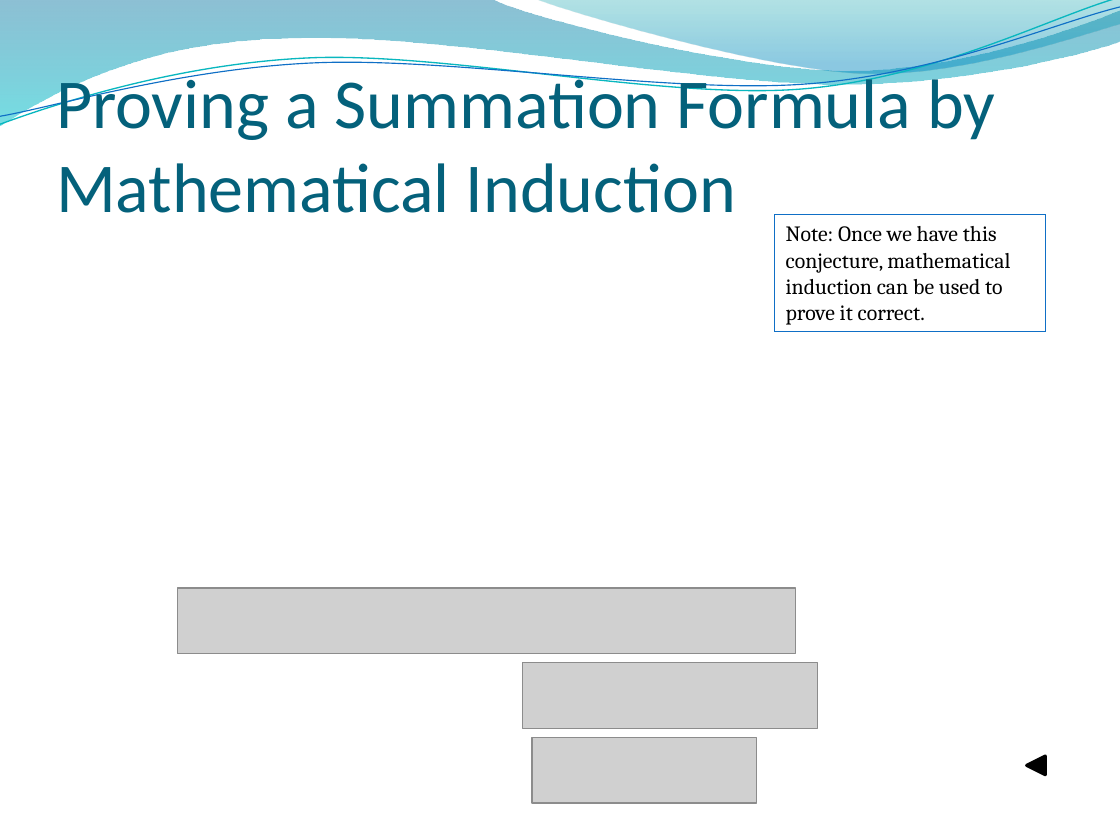
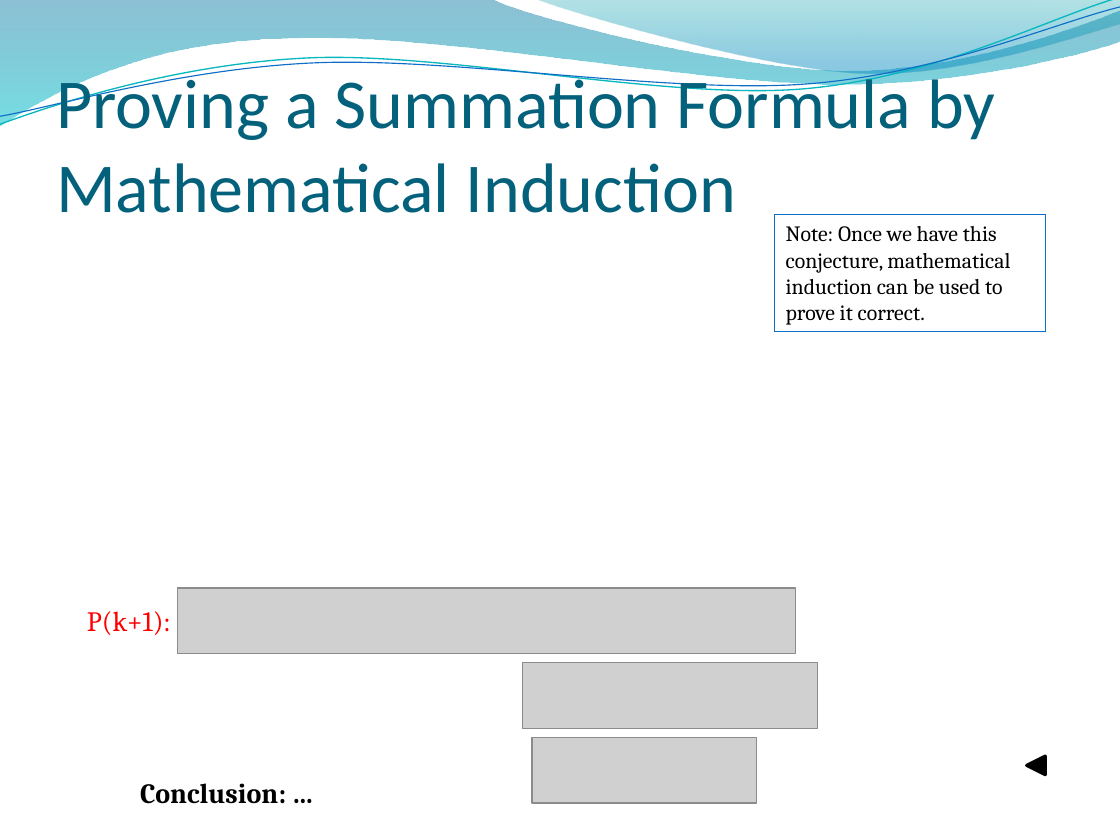
Before and after one commit to lin-chen-GA/lin-chen-GA.github.io, a slide deck: slide 8 of cs2620/slides/cs2620_notes5.pptx. Drawn at 1120x840 pixels with LibreOffice and Linux fonts; fonts in the diff are those of the drawing; grey boxes stand for pictures; background and template pictures are left out. Boxes give left, top, right and bottom in pixels: in the first picture for what was removed or moved away, otherwise in the second. Text is boxed around its words. In the diff, an @@ line names an element or a change of style, - is before the commit and + after.

```diff
--- a/cs2620/slides/cs2620_notes5.pptx
+++ b/cs2620/slides/cs2620_notes5.pptx
@@ text added at box(87, 611, 171, 635), 18 pt, text #FF0000 @@
+P(k+1):
@@ text added at box(140, 783, 286, 804), 18 pt, text #000000, bold @@
+Conclusion: …
```
Also in this commit, not shown: 2 other slides changed, 1 slide added, 3 other files.
